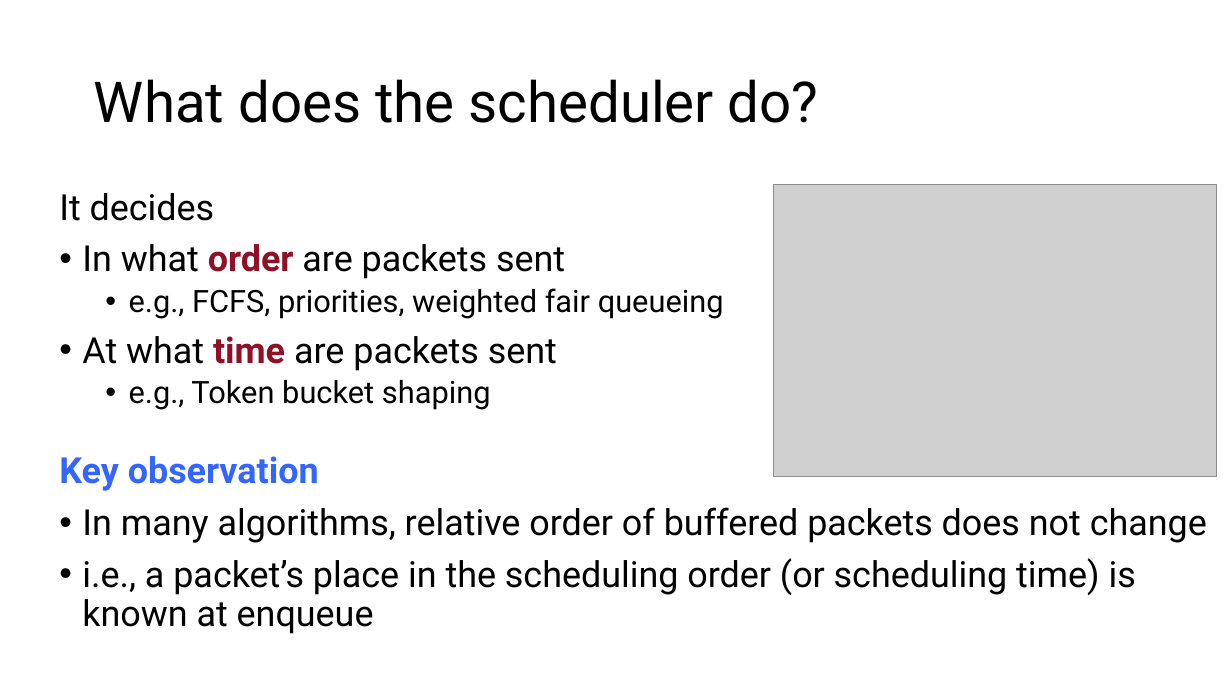
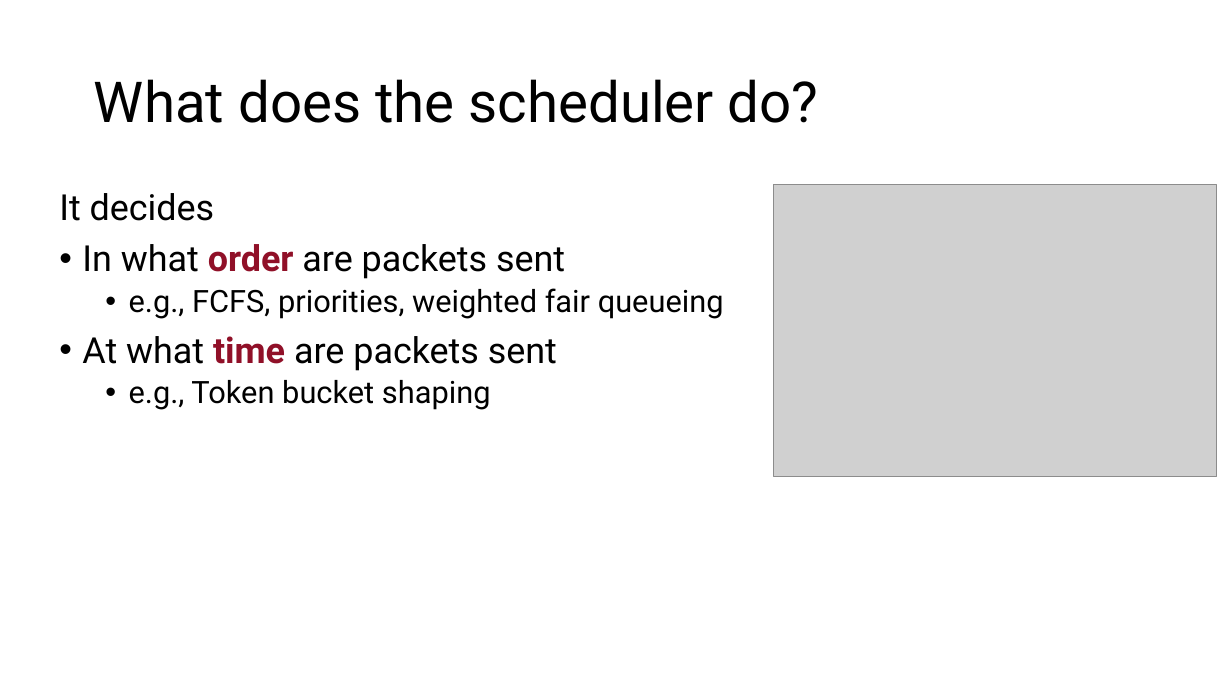
Before and after one commit to anirudhSK/pifo-domino-marple-ppts, a slide deck: slide 5 of pifo_sigcomm.pptx. Drawn at 1232x693 pixels with LibreOffice and Linux fonts; fonts in the diff are those of the drawing; grey boxes stand for pictures. Boxes give left, top, right and bottom in pixels: in the first picture for what was removed or moved away, otherwise in the second. Text is boxed around its words. In the diff, an @@ line names an element or a change of style, - is before the commit and + after.

```diff
--- a/pifo_sigcomm.pptx
+++ b/pifo_sigcomm.pptx
@@ text at <box>59,456,1207,634</box>: paragraphs removed @@
-Key observation
-• In many algorithms, relative order of buffered packets does not change
-• i.e., a packet’s place in the scheduling order (or scheduling time) is known at enqueue
```
Also in this commit, not shown: 7 other slides changed, 2 slides added.
